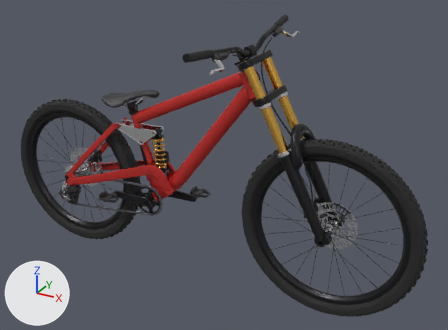
A saved change to the glTF model assets/dh.glb.
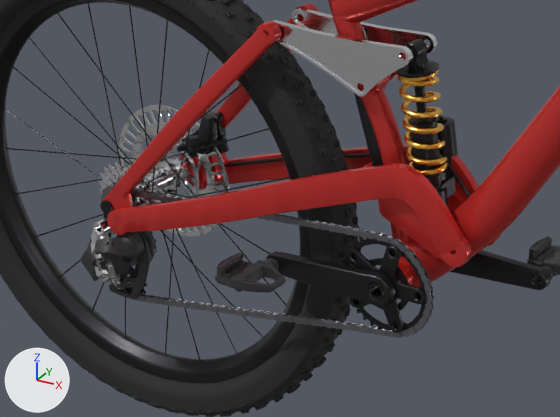
The first picture shows the older version from a 50 mm lens placed at (1.473, -2.039, 1.575), pointed at (0.321, 0.056, 0.527). The close-ups show the older and then the newer version on the part from 8% to 45% of the width and 35% to 72% of the height of that picture. Only the edits that show in the close-ups are written down. The lights are fixed; the arrows at lower left show +X, +Y and +Z. Where no turn or scale is listed for an object, it has been applied to the vertices. Vertices at exactly the same position are counted once.

The first close-up shows 'crank', 'frame', 'rocker', 'seatstay', 'shock_body', 'shock_shaft', 'shock_spring', 'swing', 'wheel_rear'.
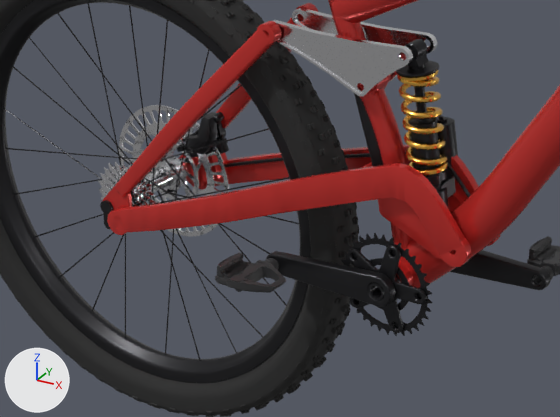
Boxes [x1, y1, x2, y2] around the edits, measured in the close-ups (560 x 417 px):
'swing', reshaped (36% shorter): before [100, 144, 501, 338]; after [107, 144, 501, 267]
'seatstay', reshaped (8% narrower, 24% shorter): before [80, 3, 318, 300]; after [100, 3, 318, 229]
part 1 of me_swing, deleted: before [100, 184, 434, 338]
part 2 of me_seatstay, deleted: before [80, 218, 155, 300]

Diff of the bpy script that builds the scene:
```diff
--- a/assets/dh.glb.py
+++ b/assets/dh.glb.py
@@ me_swing @@
 # used by ob_swing; location = (0.0984, 0.0, 0.3971)
-me_swing.from_pydata(...)  # 5200 vertices, 9516 faces; spans x -0.567..0.022, y -0.096..0.096, z -0.189..0.103
+me_swing.from_pydata(...)  # 1218 vertices, 2416 faces; spans x -0.533..0.022, y -0.096..0.096, z -0.074..0.103
+# me_swing part 1: 216 loose pieces with 3978 vertices, spanning x -0.567..-0.024, y -0.066..-0.049, z -0.189..0.007, are deleted
+# other edits to the shape of me_swing do not show in these pictures
 me_swing.materials.append(mat_paint)
 me_swing.materials.append(mat_black)
-me_swing.materials.append(mat_chain)  # grey #818186
@@ me_seatstay @@
 # used by ob_seatstay; location = (-0.4167, 0.0, 0.3406)
-me_seatstay.from_pydata(...)  # 5288 vertices, 11055 faces; spans x -0.072..0.26, y -0.134..0.088, z -0.131..0.317
+me_seatstay.from_pydata(...)  # 3248 vertices, 6866 faces; spans x -0.042..0.26, y -0.084..0.088, z -0.024..0.317
+# me_seatstay part 2: 17 loose pieces with 2029 vertices, spanning x -0.072..0.037, y -0.134..-0.055, z -0.131..-0.006, are deleted
+# other edits to the shape of me_seatstay do not show in these pictures
 me_seatstay.materials.append(mat_paint)
@@ me_seatstay @@
 me_seatstay.materials.append(mat_black)
-me_seatstay.materials.append(mat_plastic)  # dark grey #303032
```
